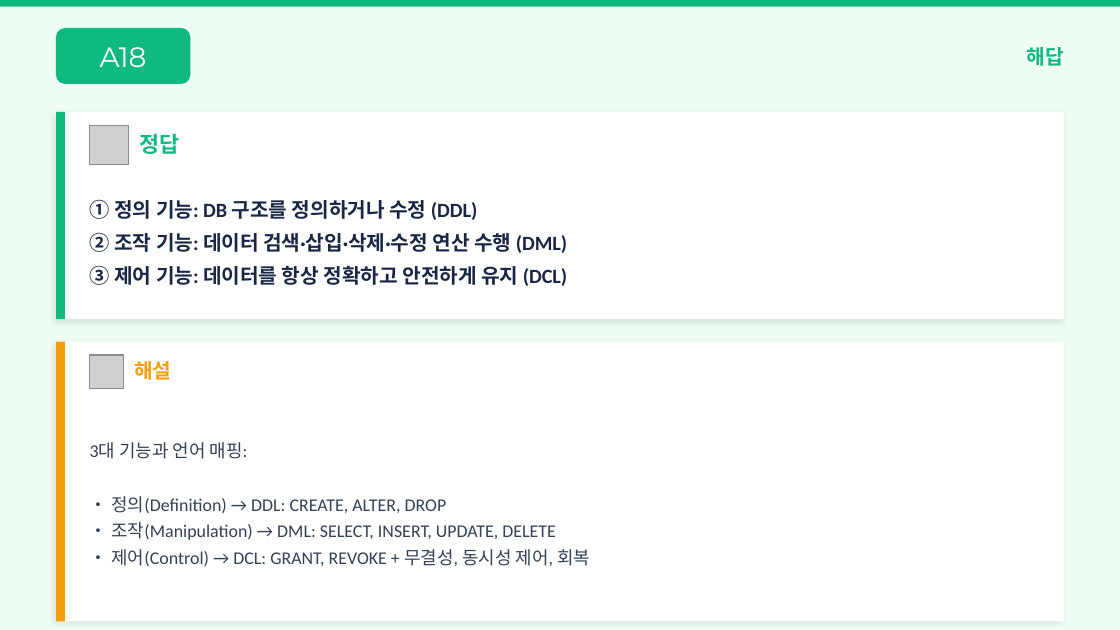
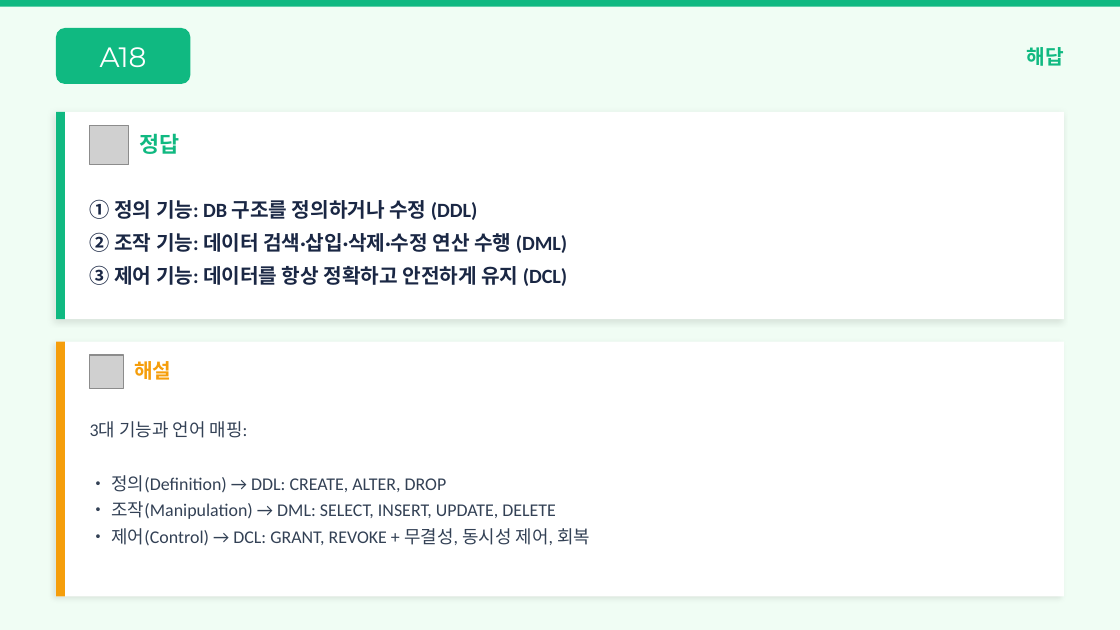
Before and after one commit to Sangdon-Park/Sangdon-Park.github.io, a slide deck: slide 40 of data/DB시스템/2장_연습문제_풀이.pptx. Drawn at 1120x630 pixels with LibreOffice and Linux fonts; fonts in the diff are those of the drawing; grey boxes stand for pictures. Boxes give left, top, right and bottom in pixels: in the first picture for what was removed or moved away, otherwise in the second. Text is boxed around its words. In the diff, an @@ line names an element or a change of style, - is before the commit and + after.

```diff
--- a/data/DB시스템/2장_연습문제_풀이.pptx
+++ b/data/DB시스템/2장_연습문제_풀이.pptx
@@ rectangle resized from (x1=56, y1=342, x2=1064, y2=622) to (x1=56, y1=342, x2=1064, y2=596) @@
@@ rectangle resized from (x1=56, y1=342, x2=65, y2=622) to (x1=56, y1=342, x2=65, y2=596) @@
@@ text "3대 기능과 언어 매핑:" moved from (x1=90, y1=442, x2=590, y2=566) to (x1=90, y1=421, x2=590, y2=545) @@
```
Also in this commit, not shown: 3 other slides changed, 3 other files.
